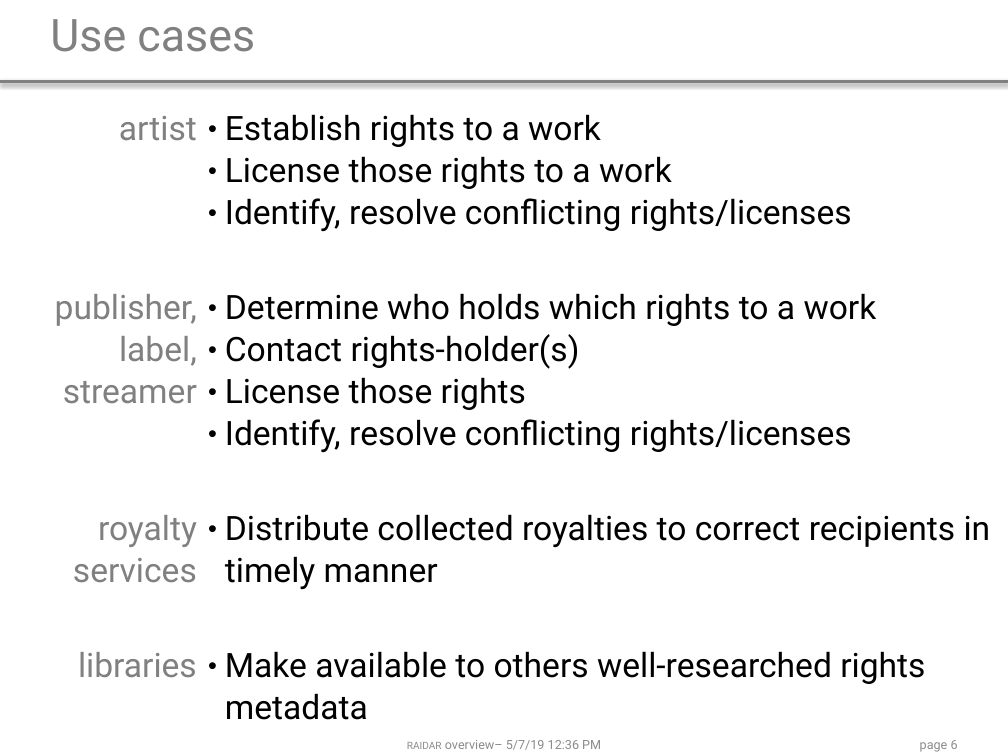
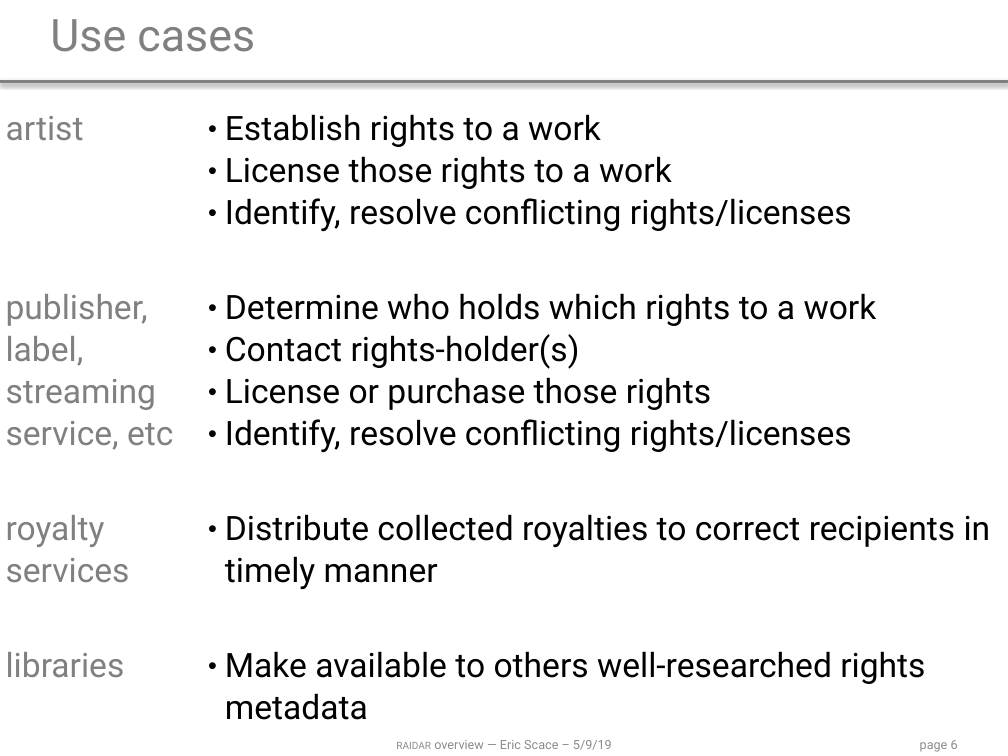
Before and after one commit to ldnovak/RAIDAR, a slide deck: slide 6 of docs/2019 05 10 presentation/2019 05 10 overview.pptx. Drawn at 1008x756 pixels with LibreOffice and Linux fonts; fonts in the diff are those of the drawing. Boxes give left, top, right and bottom in pixels: in the first picture for what was removed or moved away, otherwise in the second. Text is boxed around its words. In the diff, an @@ line names an element or a change of style, - is before the commit and + after.

```diff
--- a/docs/2019 05 10 presentation/2019 05 10 overview.pptx
+++ b/docs/2019 05 10 presentation/2019 05 10 overview.pptx
@@ table at box(0, 101, 1008, 756) @@
-row 2, column 1: publisher, label, streamer
+row 2, column 1: publisher, label, streaming service, etc
-row 2, column 2: Determine who holds which rights to a work / Contact rights-holder(s) / License those rights / Identify, resolve conflicting rights/licenses
+row 2, column 2: Determine who holds which rights to a work / Contact rights-holder(s) / License or purchase those rights / Identify, resolve conflicting rights/licenses
@@ alignment right to left @@
@@ text at box(396, 740, 612, 750): text changed @@
-raidar overview– 5/7/19 12:36 PM
+raidar overview — Eric Scace – 5/9/19
```
Also in this commit, not shown: 15 other slides changed.
